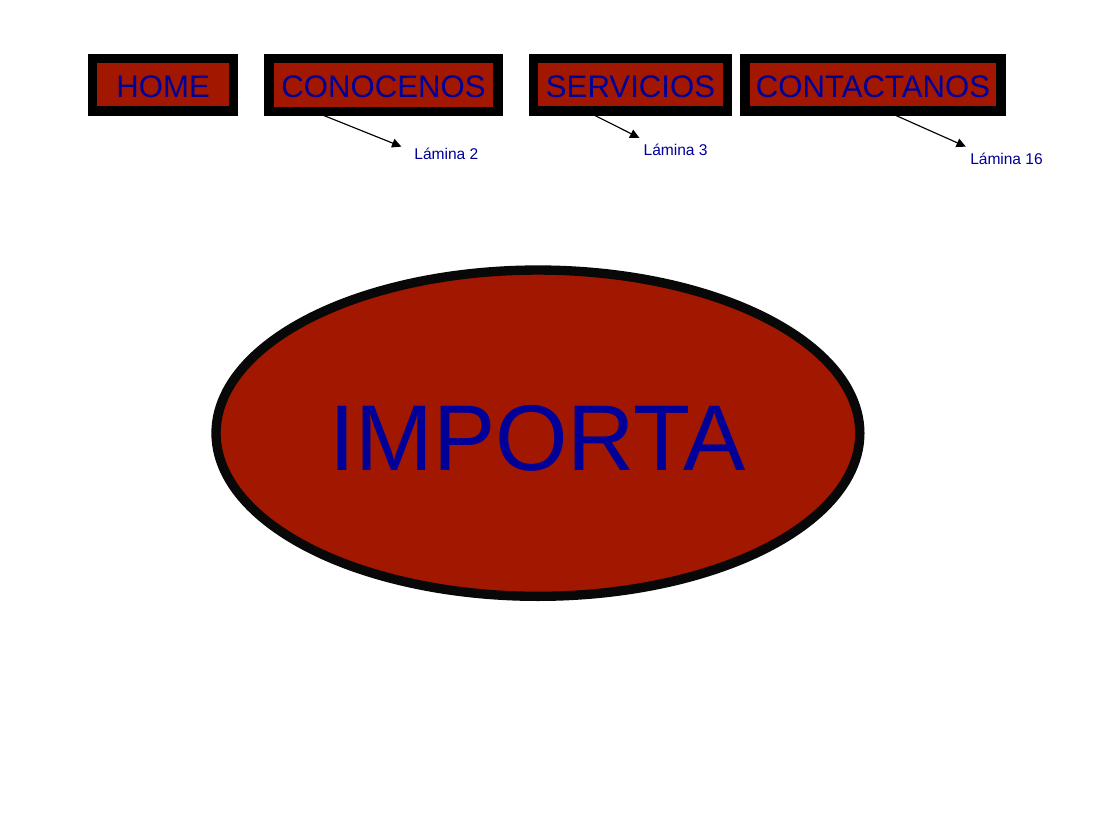
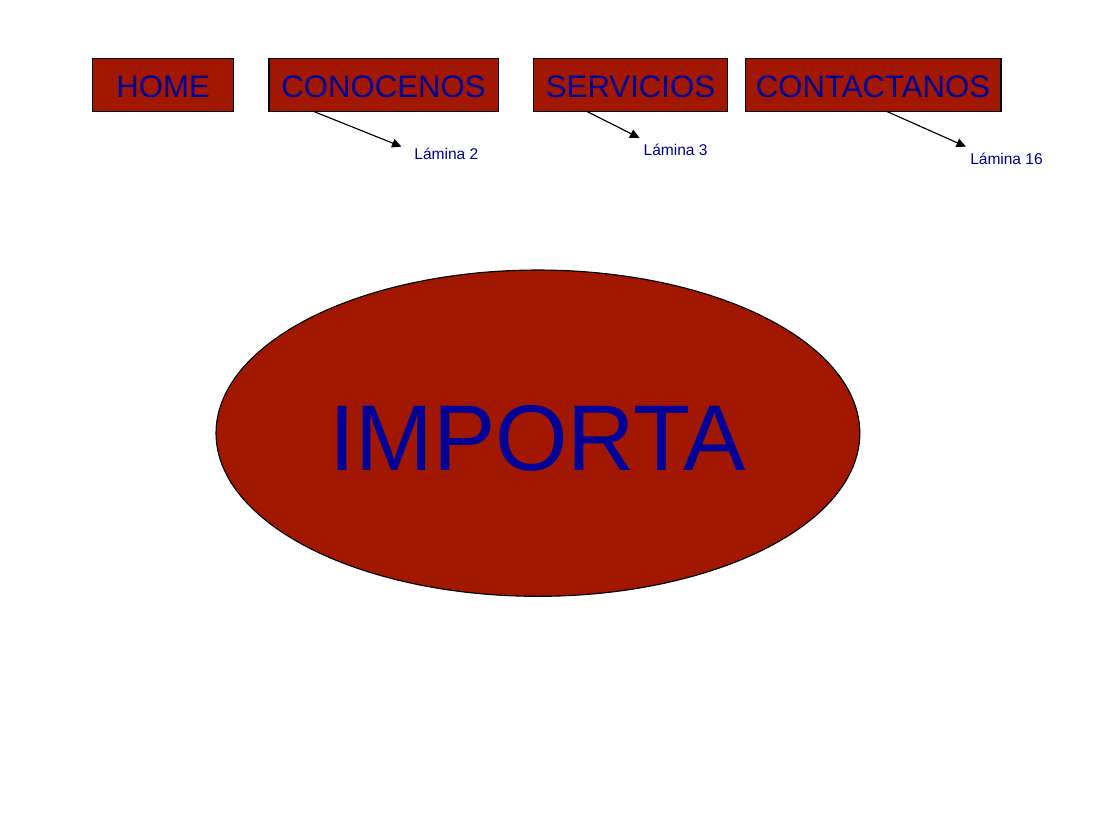
Before and after one commit to robertux/importa, a slide deck: slide 1 of Contenido Página Web.ppt. Drawn at 1120x840 pixels with LibreOffice and Linux fonts; fonts in the diff are those of the drawing. Boxes give left, top, right and bottom in pixels: in the first picture for what was removed or moved away, otherwise in the second. Text is boxed around its words. In the diff, an @@ line names an element or a change of style, - is before the commit and + after.

```diff
--- a/Contenido Página Web.ppt
+++ b/Contenido Página Web.ppt
@@ outline #000000 6.01 pt to #000000 0.74 pt in 4 elements at bbox=[93, 58, 234, 111], bbox=[269, 58, 498, 111], bbox=[533, 58, 727, 111], bbox=[745, 58, 1000, 111] @@
@@ ellipse "IMPORTA" at bbox=[216, 270, 860, 596]: outline #080808 6.01 pt to #000000 0.74 pt @@
```
Also in this commit, not shown: 2 other slides changed, 6 other files.
